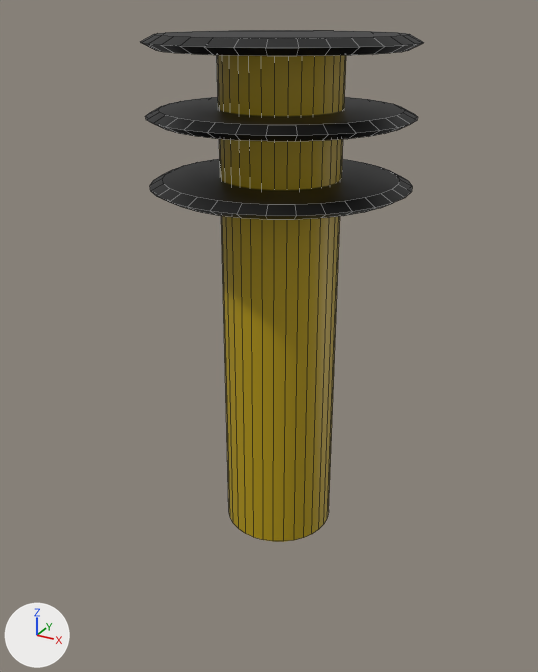
An edit to the FBX model Assets/Models/Spike.fbx, drawn before and after from the same camera.
One viewpoint serves both versions: a 50 mm camera at (0.529, -0.999, 0.842) aimed at (-0.007, -0.025, 0.355). The lights are fixed; the arrows at lower left show +X, +Y and +Z. Mesh edges are drawn as thin lines.

Names of what the first picture shows: 'Pole'.
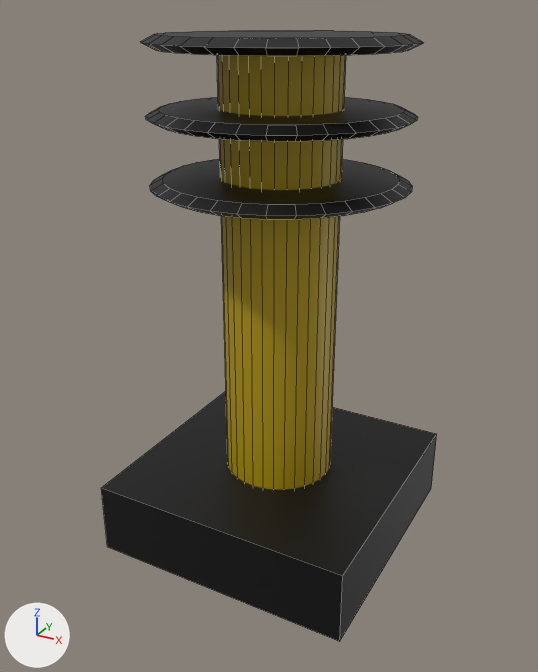
Pixel boxes (x1, y1, x2, y2) of what changed, in the pictures (538 x 672 px):
'Pole', reshaped (19% wider, 19% taller): before (141, 30, 423, 542); after (101, 30, 437, 642)
part 1 of me_cylinder, added (black): after (101, 391, 437, 642)

The change, as a diff of the scene's bpy script:
```diff
--- a/Assets/Models/Spike.fbx.py
+++ b/Assets/Models/Spike.fbx.py
@@ me_cylinder @@
 me_cylinder.from_pydata(...)  # 352 vertices, 232 faces; spans x -0.197..0.197, y -0.197..0.197, z 0.0..0.81
 # used by ob_pole; location = (0.0, 0.0, 0.0)
+# me_cylinder part 1: a new loose piece, a box spanning x -0.22..0.22, y -0.22..0.22, z -0.015..0.108, in mat_spikes (black #000000)
 me_cylinder.materials.append(mat_spikes)
```
